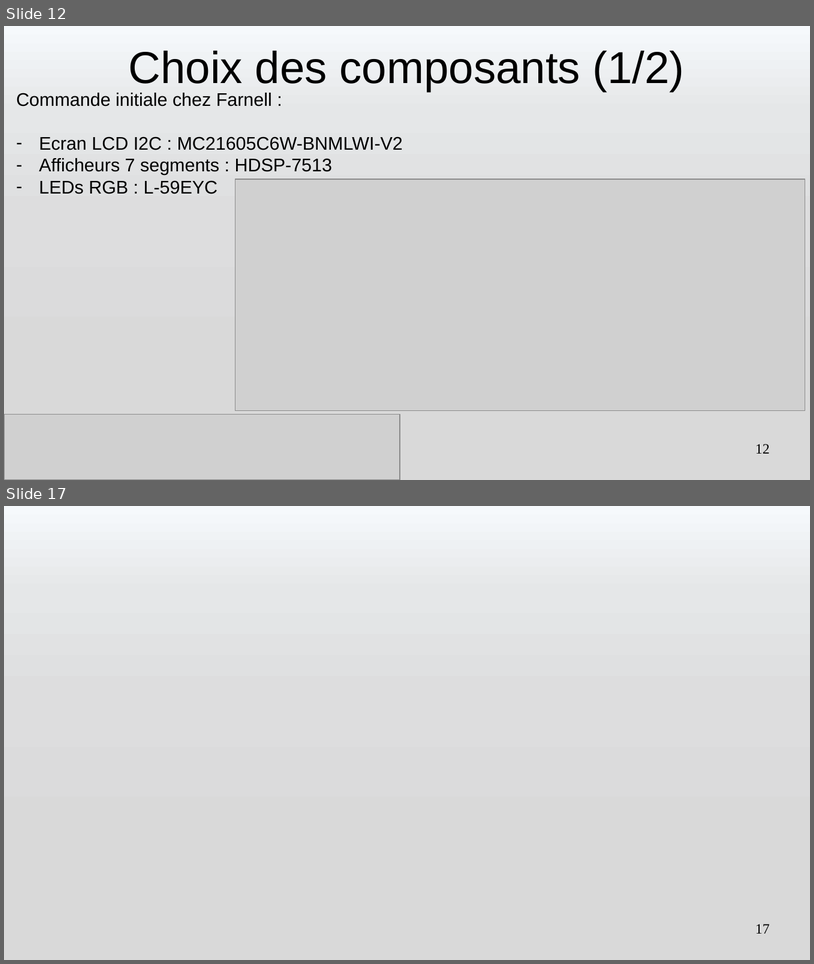
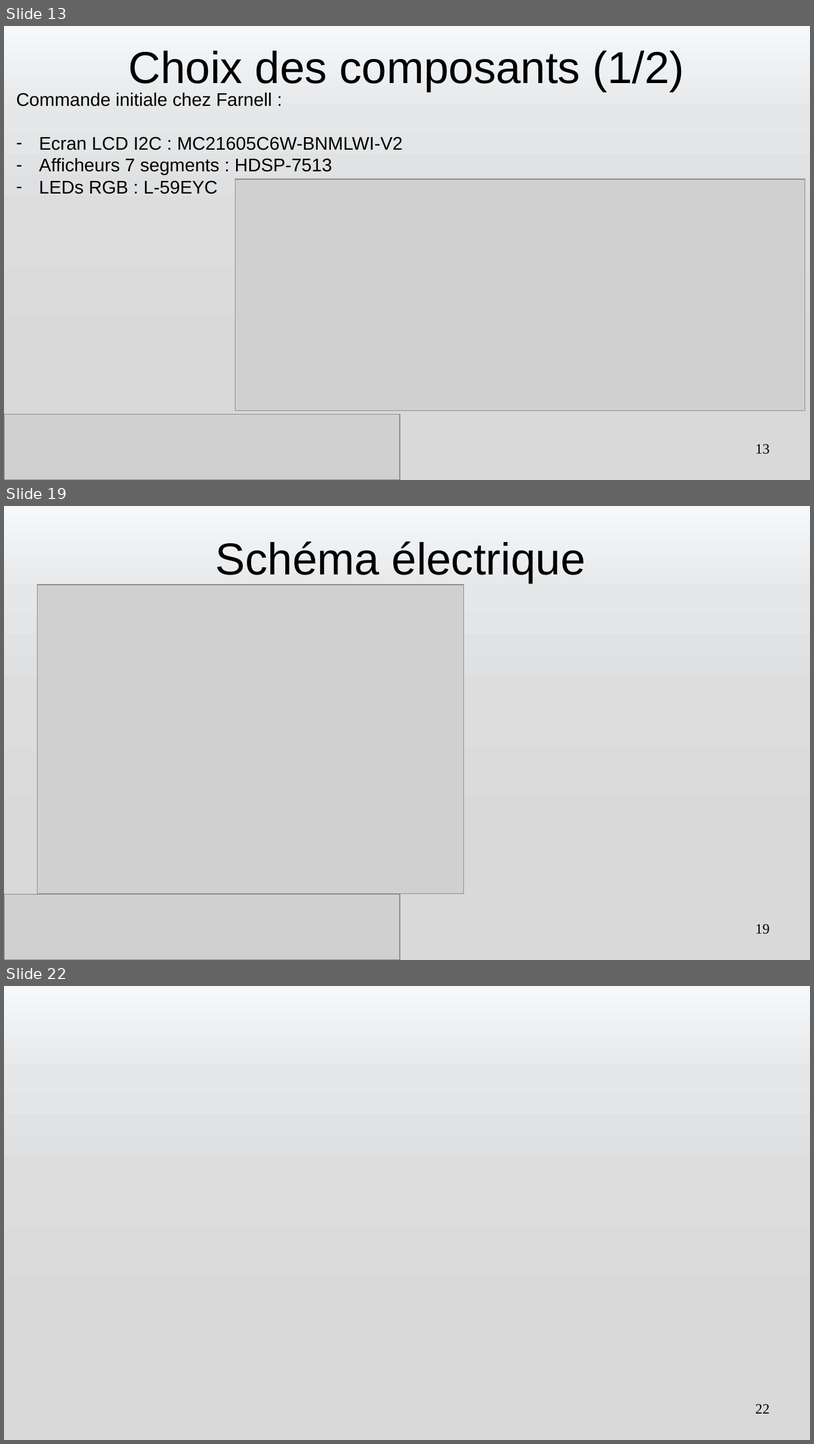
Before and after one commit to romain327/machine-turing, a slide deck: presentation/Presentation Machine de Turing.pptx. Shown one above the other, each under a label of ours: slides 12 and 17 before the commit, slides 13, 19 and 22 after it; the slides between them are not shown. The pictures are 814x964 and 814x1444 pixels, drawn with LibreOffice and Linux fonts; fonts in the diff are those of the drawing; grey boxes stand for pictures; background and template pictures are left out. Boxes give left, top, right and bottom in pixels: in the first picture for what was removed or moved away, otherwise in the second. Text is boxed around its words. In the diff, an @@ line names an element or a change of style, - is before the commit and + after.

```diff
--- a/presentation/Presentation Machine de Turing.pptx
+++ b/presentation/Presentation Machine de Turing.pptx
@@ slide 19 added at (4, 506, 810, 960), background gradient #F6F9FC to #E5E7E8 to #DDDDDE to #D9D9D9 @@
@@ title added at (216, 541, 586, 583), 44 pt, text #000000 @@
+Schéma électrique
@@ picture added at (38, 584, 464, 893) @@
@@ picture added at (4, 895, 323, 960) @@
@@ picture added at (4, 894, 400, 960) @@
@@ page number added at (756, 924, 770, 934), 14 pt, text #000000 @@
+19
@@ what was slide 12 is now slide 13 @@
@@ page number at (756, 444, 770, 454): text changed @@
-12
+13
@@ what was slide 17 is now slide 22 @@
@@ page number at (756, 1404, 770, 1413): text changed @@
-17
+22
```
Also in this commit, not shown: 13 slides changed, 5 other slides added, 1 slide removed, 12 other files.
